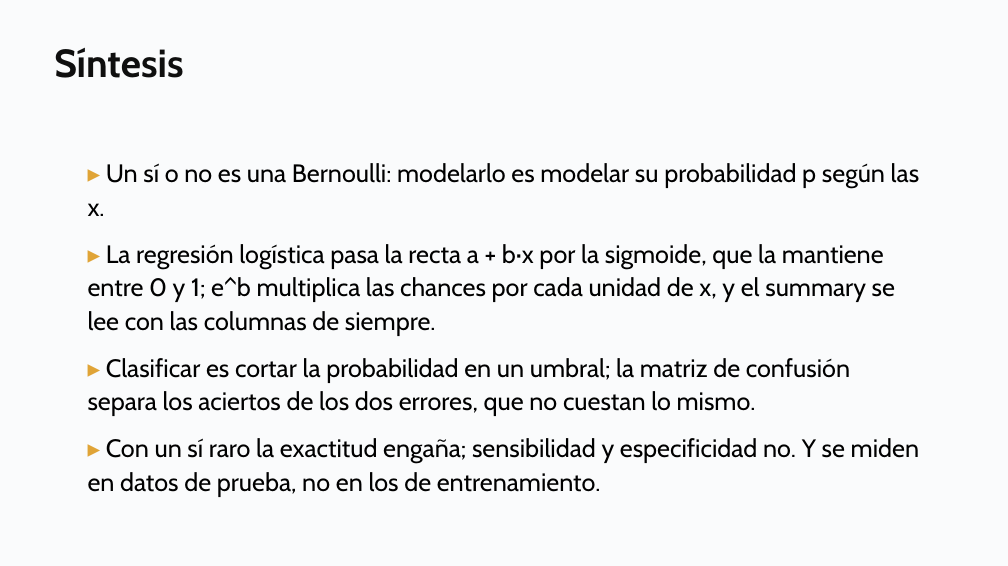
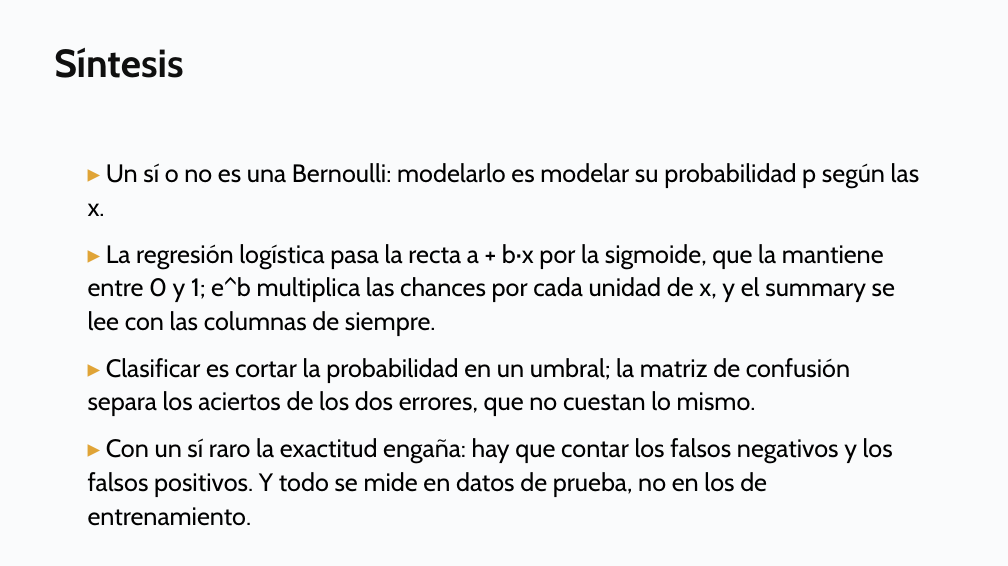
Before and after one commit to daniopitz/diplomado-cdd, a slide deck: slide 33 of presentaciones/clase06_regresion_logistica.pptx (slide 36 before the commit). Drawn at 1008x566 pixels with LibreOffice and Linux fonts; fonts in the diff are those of the drawing. Boxes give left, top, right and bottom in pixels: in the first picture for what was removed or moved away, otherwise in the second. Text is boxed around its words. In the diff, an @@ line names an element or a change of style, - is before the commit and + after.

```diff
--- a/presentaciones/clase06_regresion_logistica.pptx
+++ b/presentaciones/clase06_regresion_logistica.pptx
@@ text at box(88, 438, 893, 526): text changed @@
-▸ Con un sí raro la exactitud engaña; sensibilidad y especificidad no. Y se miden en datos de prueba, no en los de entrenamiento.
+▸ Con un sí raro la exactitud engaña: hay que contar los falsos negativos y los falsos positivos. Y todo se mide en datos de prueba, no en los de entrenamiento.
```
Also in this commit, not shown: 6 other slides changed, 3 slides removed, 6 other files.
